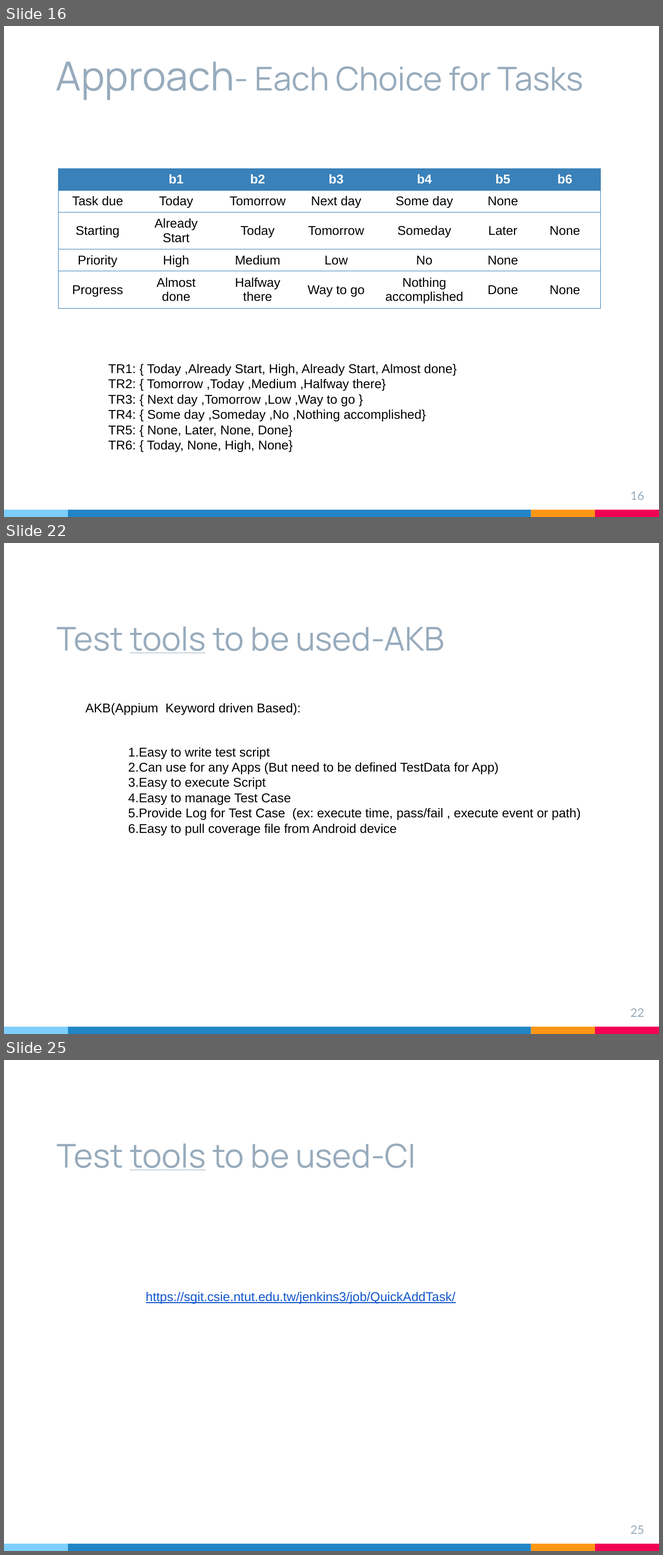
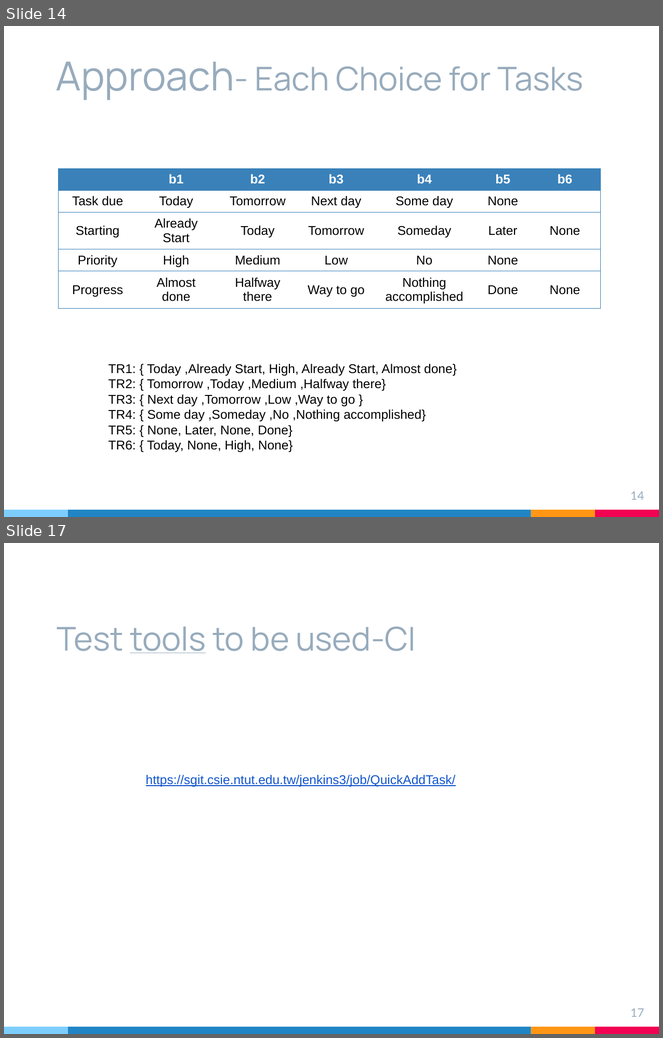
Before and after one commit to likesm0887/STV-Project, a slide deck: Document/軟體測試期末簡報.pptx. Shown one above the other, each under a label of ours: slides 16, 22 and 25 before the commit, slides 14 and 17 after it; the slides between them are not shown. The pictures are 663x1555 and 663x1038 pixels, drawn with LibreOffice and Linux fonts; fonts in the diff are those of the drawing. Boxes give left, top, right and bottom in pixels: in the first picture for what was removed or moved away, otherwise in the second. Text is boxed around its words. In the diff, an @@ line names an element or a change of style, - is before the commit and + after.

```diff
--- a/Document/軟體測試期末簡報.pptx
+++ b/Document/軟體測試期末簡報.pptx
@@ slide 22 removed at (x1=4, y1=543, x2=659, y2=1034), background #FFFFFF; not listed: 4 template elements that a slide beside it also shows @@
@@ title removed at (x1=57, y1=627, x2=444, y2=653) @@
-Test tools to be used-AKB
@@ text removed at (x1=86, y1=703, x2=301, y2=715) @@
-AKB(Appium Keyword driven Based):
@@ text removed at (x1=128, y1=747, x2=581, y2=836) @@
-1.Easy to write test script
-2.Can use for any Apps (But need to be defined TestData for App)
-3.Easy to execute Script
-4.Easy to manage Test Case
-5.Provide Log for Test Case (ex: execute time, pass/fail , execute event or path)
-6.Easy to pull coverage file from Android device
@@ page number removed at (x1=631, y1=1008, x2=644, y2=1017) @@
-22
@@ what was slide 16 is now slide 14 @@
@@ page number at (x1=631, y1=492, x2=644, y2=500): text changed @@
-16
+14
@@ what was slide 25 is now slide 17 @@
@@ page number at (x1=631, y1=1009, x2=644, y2=1017): text changed @@
-25
+17
```
Also in this commit, not shown: 4 slides changed, 6 slides added, 13 other slides removed, 2 other files.
